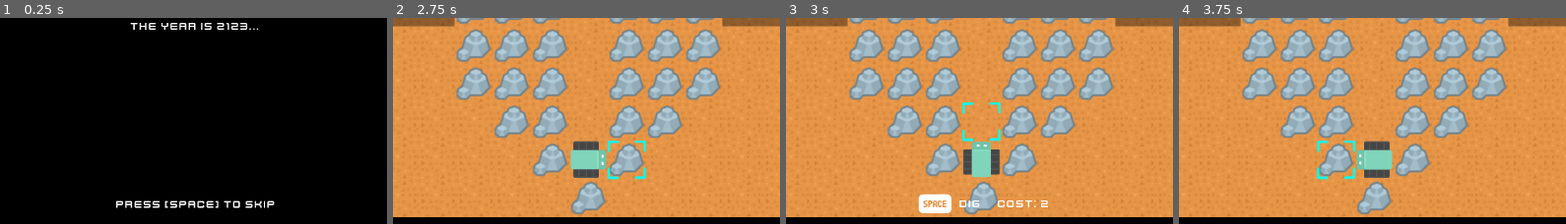
Above: before the commit, frames 1-4 (left to right).
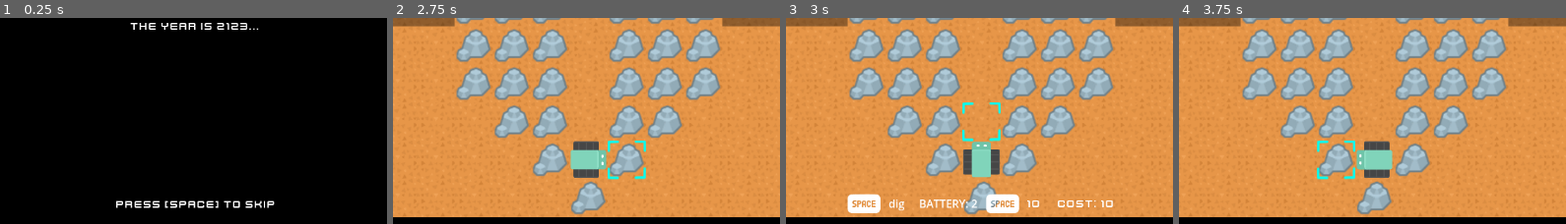
Above: after the commit, the same moments.

Repository: bardunbar/galway-game-jam-23
Game: Godot game, scene res://screens/main_menu/intro.tscn
Same seed, same stepped clock (60 frames per second), same inputs: the game is played once before the commit and once after it. This scene is started directly instead of the project's main scene.
Inputs (mouse positions are % of the whole screen's width and height, from its top left):
- Up to frame 1 (0.25 s): no input
- Up to frame 2 (2.75 s): tap Space (Action_1) at 0.5, 0.6 s; move the mouse to (73, 47) at 0.52 s; hold Right (move_right) 0.53-1.28 s; click (73, 47) at 0.67 s; tap R (game_restart) at 1.25, 2 s; move the mouse to (25, 11) at 1.27 s; hold Down (move_down) 1.28-2.03 s; tap Ctrl (Action_2) at 1.35 s; click (25, 11) at 1.42 s; move the mouse to (30, 11) at 2.02 s; press the mouse at (30, 11) at 2.03 s; hold Right (move_right) from 2.03 s (still down)
- Up to frame 3 (3 s): tap R (game_restart) at 2.75 s; release Right (move_right) at 2.78 s; release the mouse at (30, 11) at 2.78 s; hold Up (move_up) from 2.78 s (still down); tap Space (Action_1) at 2.85 s; click (30, 11) at 2.92 s
- Up to frame 4 (3.75 s): tap R (game_restart) at 3.5 s; release Up (move_up) at 3.53 s; hold Left (move_left) from 3.53 s (still down); tap Ctrl (Action_2) at 3.6 s; click (30, 11) at 3.67 s
The pictures show only the part of the screen within x 25-75%, y 50-100%; the shares and areas given below are measured in that part.

Frames 1-2 are identical in both runs. In frame 3, 2.9% of the frame differs, in the area x 15-85%, y 85-95%; in frame 4, nothing differs.

Commit message:
fixing start screen

Diff:
--- a/project/screens/game/UI/HUD.tscn
+++ b/project/screens/game/UI/HUD.tscn
@@ -212,6 +212,25 @@
 layout_mode = 2
 text = "10"
 
+[node name="Action1Input2" type="TextureRect" parent="InterfaceLayer/Prompts/Action1Container"]
+layout_mode = 2
+texture = ExtResource("2_vlq7e")
+
+[node name="Action1Prompt2" type="Label" parent="InterfaceLayer/Prompts/Action1Container"]
+layout_mode = 2
+theme_override_fonts/font = ExtResource("7_he8m2")
+text = "10"
+
+[node name="Action1CostText2" type="Label" parent="InterfaceLayer/Prompts/Action1Container"]
+layout_mode = 2
+theme_override_fonts/font = ExtResource("7_he8m2")
+text = "    COST:"
+
+[node name="Action1Cost2" type="Label" parent="InterfaceLayer/Prompts/Action1Container"]
+layout_mode = 2
+theme_override_fonts/font = ExtResource("7_he8m2")
+text = "10"
+
 [node name="Action2Container" type="HBoxContainer" parent="InterfaceLayer/Prompts"]
 layout_mode = 2
 
@@ -230,6 +249,36 @@
 [node name="Action2Cost" type="Label" parent="InterfaceLayer/Prompts/Action2Container"]
 layout_mode = 2
 text = "10"
+
+[node name="Action1Cost2" type="Label" parent="InterfaceLayer/Prompts/Action2Container"]
+layout_mode = 2
+theme_override_fonts/font = ExtResource("7_he8m2")
+text = "       "
+
+[node name="Action2Input2" type="TextureRect" parent="InterfaceLayer/Prompts/Action2Container"]
+layout_mode = 2
+texture = ExtResource("3_74e8q")
+
+[node name="Action2Prompt2" type="Label" parent="InterfaceLayer/Prompts/Action2Container"]
+layout_mode = 2
+theme_override_fonts/font = ExtResource("7_he8m2")
+text = "10"
+
+[node name="Action2CostText2" type="Label" parent="InterfaceLayer/Prompts/Action2Container"]
+layout_mode = 2
+theme_override_fonts/font = ExtResource("7_he8m2")
+text = "    COST:"
+
+[node name="Action2Cost2" type="Label" parent="InterfaceLayer/Prompts/Action2Container"]
+layout_mode = 2
+theme_override_fonts/font = ExtResource("7_he8m2")
+text = "10"
+
+[node name="Action1Container2" type="HBoxContainer" parent="InterfaceLayer/Prompts"]
+layout_mode = 2
+
+[node name="Action2Container2" type="HBoxContainer" parent="InterfaceLayer/Prompts"]
+layout_mode = 2
 
 [node name="ScoresContainer" type="VBoxContainer" parent="InterfaceLayer"]
 anchors_preset = 1
@@ -276,7 +325,7 @@
 theme_override_fonts/font = ExtResource("7_he8m2")
 text = "0%"
 
-[node name="Prompts" type="HBoxContainer" parent="InterfaceLayer"]
+[node name="Prompts2" type="HBoxContainer" parent="InterfaceLayer"]
 anchors_preset = 7
 anchor_left = 0.5
 anchor_top = 1.0
@@ -291,55 +340,6 @@
 size_flags_horizontal = 3
 size_flags_vertical = 3
 alignment = 1
-
-[node name="Action1Container" type="HBoxContainer" parent="InterfaceLayer/Prompts"]
-layout_mode = 2
-
-[node name="Action1Input" type="TextureRect" parent="InterfaceLayer/Prompts/Action1Container"]
-layout_mode = 2
-texture = ExtResource("2_vlq7e")
-
-[node name="Action1Prompt" type="Label" parent="InterfaceLayer/Prompts/Action1Container"]
-layout_mode = 2
-theme_override_fonts/font = ExtResource("7_he8m2")
-text = "10"
-
-[node name="Action1CostText" type="Label" parent="InterfaceLayer/Prompts/Action1Container"]
-layout_mode = 2
-theme_override_fonts/font = ExtResource("7_he8m2")
-text = "    COST:"
-
-[node name="Action1Cost" type="Label" parent="InterfaceLayer/Prompts/Action1Container"]
-layout_mode = 2
-theme_override_fonts/font = ExtResource("7_he8m2")
-text = "10"
-
-[node name="Action2Container" type="HBoxContainer" parent="InterfaceLayer/Prompts"]
-layout_mode = 2
-
-[node name="Action1Cost2" type="Label" parent="InterfaceLayer/Prompts/Action2Container"]
-layout_mode = 2
-theme_override_fonts/font = ExtResource("7_he8m2")
-text = "       "
-
-[node name="Action2Input" type="TextureRect" parent="InterfaceLayer/Prompts/Action2Container"]
-layout_mode = 2
-texture = ExtResource("3_74e8q")
-
-[node name="Action2Prompt" type="Label" parent="InterfaceLayer/Prompts/Action2Container"]
-layout_mode = 2
-theme_override_fonts/font = ExtResource("7_he8m2")
-text = "10"
-
-[node name="Action2CostText" type="Label" parent="InterfaceLayer/Prompts/Action2Container"]
-layout_mode = 2
-theme_override_fonts/font = ExtResource("7_he8m2")
-text = "    COST:"
-
-[node name="Action2Cost" type="Label" parent="InterfaceLayer/Prompts/Action2Container"]
-layout_mode = 2
-theme_override_fonts/font = ExtResource("7_he8m2")
-text = "10"
 
 [node name="BlinkNode" type="Control" parent="InterfaceLayer"]
 layout_mode = 3
Not shown: 1 places in project/screens/main_menu/intro.tscn that only renumber resources
